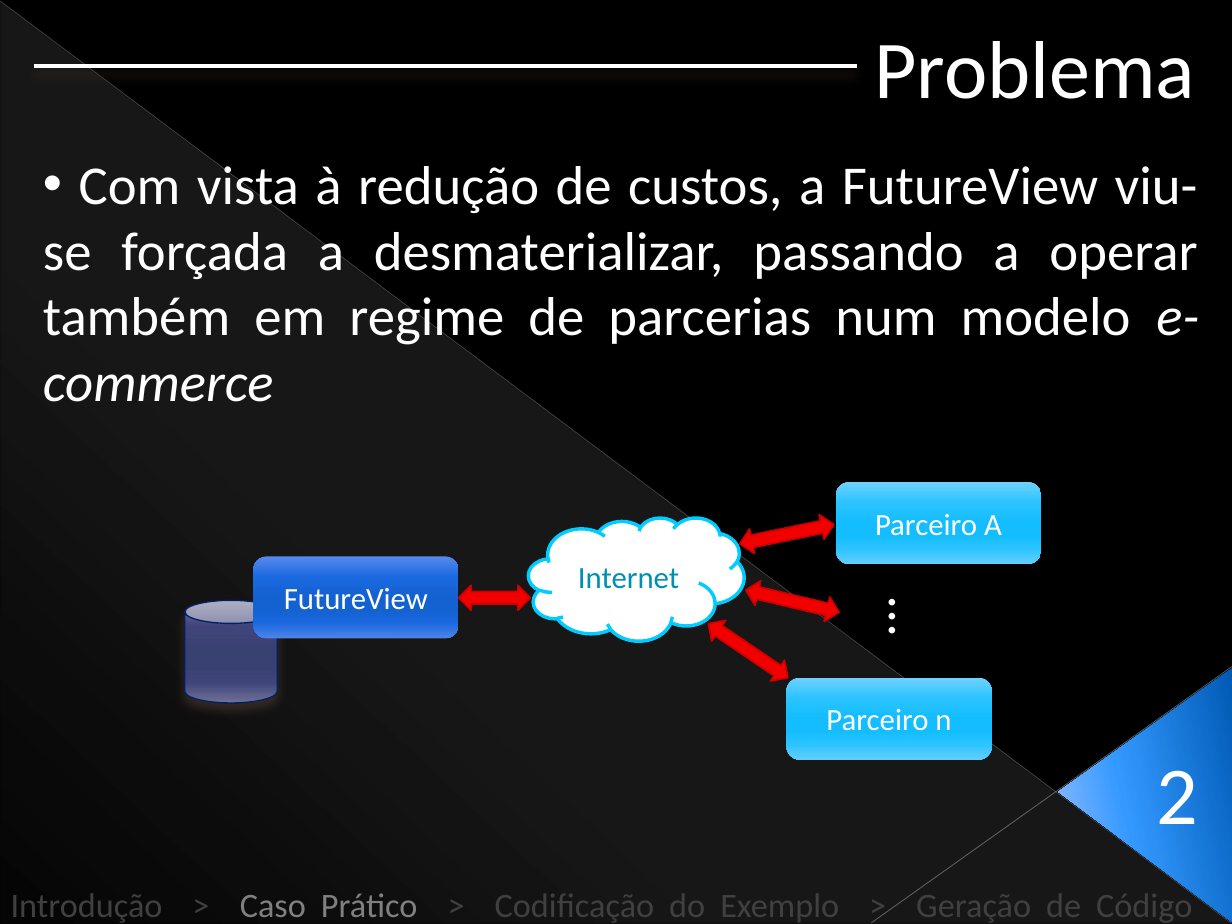
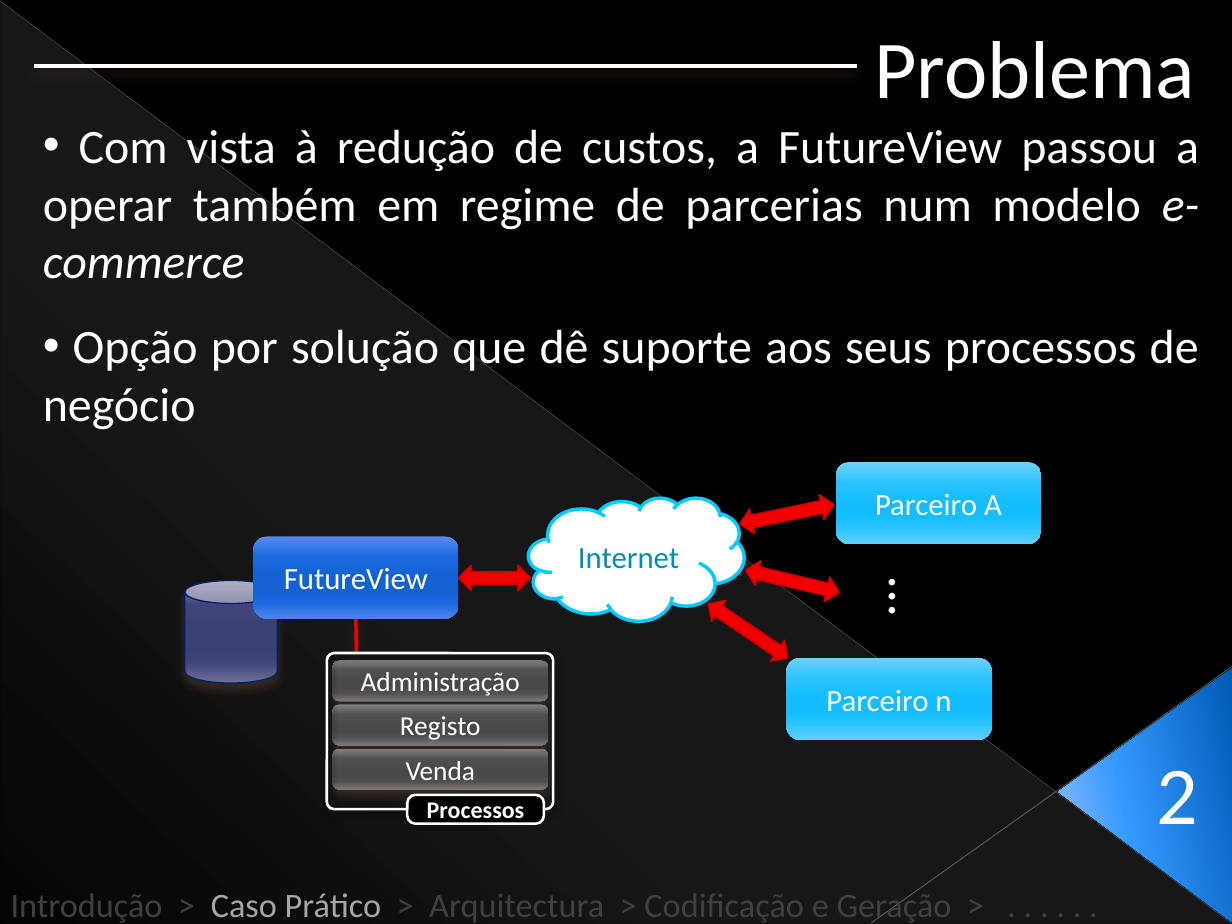
Before and after one commit to Netivski/projectoseminario, a slide deck: slide 13 of Apresentação Final/Presentation Sketch.pptx. Drawn at 1232x924 pixels with LibreOffice and Linux fonts; fonts in the diff are those of the drawing. Boxes give left, top, right and bottom in pixels: in the first picture for what was removed or moved away, otherwise in the second. Text is boxed around its words. In the diff, an @@ line names an element or a change of style, - is before the commit and + after.

```diff
--- a/Apresentação Final/Presentation Sketch.pptx
+++ b/Apresentação Final/Presentation Sketch.pptx
@@ text at box(43, 123, 1200, 279): text changed; size 32 to 28 pt @@
-• Com vista à redução de custos, a FutureView viu-se forçada a desmaterializar, passando a operar também em regime de parcerias num modelo e-commerce
+• Com vista à redução de custos, a FutureView passou a operar também em regime de parcerias num modelo e-commerce
@@ text added at box(43, 323, 1199, 430), 28 pt, text #FFFFFF @@
+• Opção por solução que dê suporte aos seus processos de negócio
@@ 4 left right arrows, 3 rounded rectangles, 1 cloud, 1 cylinder, 1 text: place and size @@
-4 left right arrows, 3 rounded rectangles, 1 cloud, 1 cylinder, 1 text at box(185, 482, 1041, 760)
+4 left right arrows, 3 rounded rectangles, 1 cloud, 1 cylinder, 1 text at box(185, 462, 1041, 740)
@@ line added from (356, 618) to (356, 653), #F20000 2 pt @@
@@ group added at box(326, 653, 553, 823): 5 rounded rectangles @@
+Administração
+Registo
+Venda
+Processos
@@ text at box(11, 889, 952, 923): text changed @@
-Introdução > Caso Prático > Codificação do Exemplo > Geração de Código > . . . . . .
+Introdução > Caso Prático > Arquitectura > Codificação e Geração > . . . . . .
```
Also in this commit, not shown: 27 other slides changed, 2 slides added, 7 slides removed.
